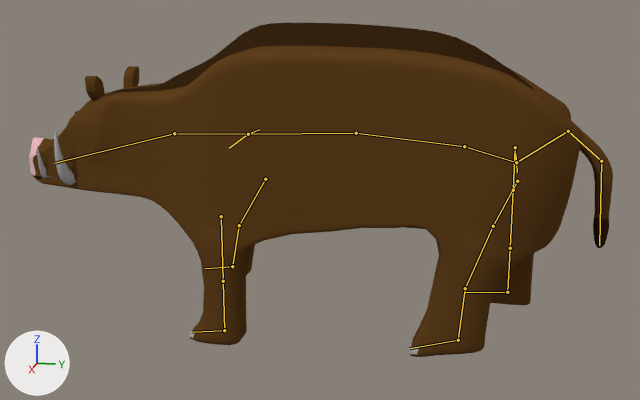
Two versions of the Blender file Assets/Resources/Models/Mobs/Boar/Boar.blend, one commit apart.
The view is the same before and after, from a camera (50 mm lens) standing at (18.7, 3.15, 3.87) and looking at (0.04, -0.58, -0.79). Lighting does not change. The marker at lower left points along +X, +Y and +Z. Both versions are drawn at frame 110 of the action 'Armature.002Action'; the numbers are the values there. The bones that bend it are drawn over the model as lines.
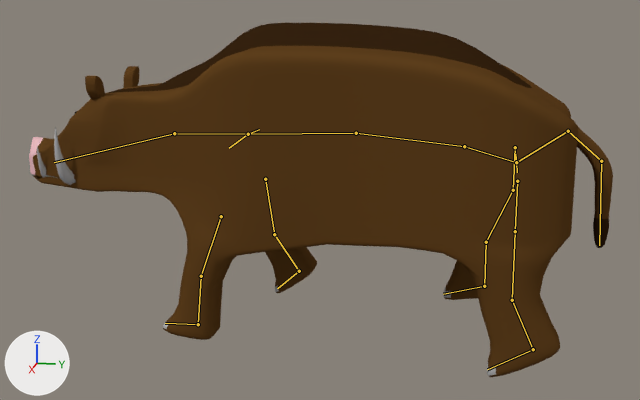
Location of each change, [x1, y1, x2, y2] in pixels of the pictures (640 x 400 px):
```json
{"object": "Cube", "change": "posed", "before": [29, 23, 613, 357], "after": [29, 23, 613, 377]}
{"bone": "Bone_patte_arriere_millieu_gauche", "before": "(513, 190) to (510, 248)", "after": "(513, 190) to (486, 242)"}
{"bone": "Bone_patte_arriere_bas_gauche", "before": "(510, 248) to (507, 292)", "after": "(486, 242) to (484, 286)"}
{"bone": "Bone_patte_arriere_pied_gauche", "before": "(507, 292) to (465, 292)", "after": "(484, 286) to (443, 294)"}
{"bone": "Bone.patte_arriere_haut_droit", "before": "(517, 181) to (493, 226)", "after": "(517, 181) to (515, 231)"}
{"bone": "Bone_patte_arriere_millieu_droit", "before": "(493, 226) to (465, 288)", "after": "(515, 231) to (512, 300)"}
{"bone": "Bone_patte_arriere_bas_droit", "before": "(465, 288) to (458, 340)", "after": "(512, 300) to (533, 349)"}
{"bone": "Bone_patte_arriere_pied_droit", "before": "(458, 340) to (409, 348)", "after": "(533, 349) to (487, 369)"}
{"bone": "Bone_patte_avant_millieu_droit", "before": "(221, 216) to (223, 281)", "after": "(221, 216) to (201, 276)"}
{"bone": "Bone_patte_avant_bas_droit", "before": "(223, 281) to (224, 330)", "after": "(201, 276) to (198, 324)"}
{"bone": "Bone_patte_avant_millieu_gauche", "before": "(265, 179) to (239, 225)", "after": "(265, 179) to (274, 234)"}
{"bone": "Bone_patte_avant_bas_gauche", "before": "(239, 225) to (232, 266)", "after": "(274, 234) to (299, 271)"}
{"bone": "Bone_patte_avant_pied_gauche", "before": "(232, 266) to (205, 268)", "after": "(299, 271) to (277, 288)"}
```

The change, as JSON lines over the scene's bpy script:
```json
{"block": "bone_bone_patte_arriere_millieu_gauche", "where": "bone_bone_patte_arriere_millieu_gauche = bpy.data.objects['Armature.002'].pose.bones['Bone_patte_arriere_millieu_gauche']  # child of 'Bone_patte_arriere_haut_gauche'"}
{"op": "set", "path": "bone_bone_patte_arriere_millieu_gauche.rotation_quaternion", "old": "(1.0, 0.001, 0.002, 0.0)", "new": "(0.979, 0.08, 0.003, 0.187)", "note": "degrees (0, 0, 0) -> degrees (9, -1, 21)"}
{"block": "bone_bone_patte_arriere_bas_gauche", "where": "bone_bone_patte_arriere_bas_gauche = bpy.data.objects['Armature.002'].pose.bones['Bone_patte_arriere_bas_gauche']  # child of 'Bone_patte_arriere_millieu_gauche'"}
{"op": "set", "path": "bone_bone_patte_arriere_bas_gauche.rotation_quaternion", "old": "(1.0, 0.0, -0.001, 0.0)", "new": "(0.977, -0.095, -0.003, -0.189)", "note": "degrees (0, 0, 0) -> degrees (-11, -2, -22)"}
{"block": "bone_bone_patte_arriere_pied_gauche", "where": "bone_bone_patte_arriere_pied_gauche = bpy.data.objects['Armature.002'].pose.bones['Bone_patte_arriere_pied_gauche']  # child of 'Bone_patte_arriere_bas_gauche'"}
{"op": "set", "path": "bone_bone_patte_arriere_pied_gauche.rotation_quaternion", "old": "(1.0, -0.008, 0.0, -0.002)", "new": "(0.997, 0.079, 0.0, -0.002)", "note": "degrees (-1, 0, 0) -> degrees (9, 0, 0)"}
{"block": "bone_bone_patte_arriere_haut_droit", "where": "bone_bone_patte_arriere_haut_droit = bpy.data.objects['Armature.002'].pose.bones['Bone.patte_arriere_haut_droit']  # child of 'Bone_centre_droite'"}
{"op": "set", "path": "bone_bone_patte_arriere_haut_droit.rotation_quaternion", "old": "(0.976, 0.147, 0.003, 0.159)", "new": "(1.0, 0.001, 0.003, -0.001)", "note": "degrees (17, -2, 18) -> degrees (0, 0, 0)"}
{"block": "bone_bone_patte_arriere_millieu_droit", "where": "bone_bone_patte_arriere_millieu_droit = bpy.data.objects['Armature.002'].pose.bones['Bone_patte_arriere_millieu_droit']  # child of 'Bone.patte_arriere_haut_droit'"}
{"op": "set", "path": "bone_bone_patte_arriere_millieu_droit.rotation_quaternion", "old": "(0.999, -0.015, 0.005, -0.041)", "new": "(1.0, 0.0, 0.005, -0.005)", "note": "degrees (-2, 1, -5) -> degrees (0, 1, -1)"}
{"block": "bone_bone_patte_arriere_bas_droit", "where": "bone_bone_patte_arriere_bas_droit = bpy.data.objects['Armature.002'].pose.bones['Bone_patte_arriere_bas_droit']  # child of 'Bone_patte_arriere_millieu_droit'"}
{"op": "set", "path": "bone_bone_patte_arriere_bas_droit.rotation_quaternion", "old": "(0.991, -0.059, -0.005, -0.117)", "new": "(0.969, -0.093, -0.005, -0.187)", "note": "degrees (-7, -1, -13) -> degrees (-10, -3, -22)"}
{"block": "bone_bone_patte_arriere_pied_droit", "where": "bone_bone_patte_arriere_pied_droit = bpy.data.objects['Armature.002'].pose.bones['Bone_patte_arriere_pied_droit']  # child of 'Bone_patte_arriere_bas_droit'"}
{"op": "set", "path": "bone_bone_patte_arriere_pied_droit.rotation_quaternion", "old": "(0.991, 0.131, 0.0, -0.005)", "new": "(1.0, 0.0, 0.0, -0.004)", "note": "degrees (15, 0, -1) -> degrees (0, 0, -1)"}
{"block": "bone_bone_patte_avant_millieu_droit", "where": "bone_bone_patte_avant_millieu_droit = bpy.data.objects['Armature.002'].pose.bones['Bone_patte_avant_millieu_droit']  # child of 'Bone_centre_droite.006'"}
{"op": "set", "path": "bone_bone_patte_avant_millieu_droit.rotation_quaternion", "old": "(1.0, 0.001, 0.006, 0.0)", "new": "(0.985, 0.069, 0.006, 0.159)", "note": "degrees (0, 1, 0) -> degrees (8, -1, 18)"}
{"block": "bone_bone_patte_avant_bas_droit", "where": "bone_bone_patte_avant_bas_droit = bpy.data.objects['Armature.002'].pose.bones['Bone_patte_avant_bas_droit']  # child of 'Bone_patte_avant_millieu_droit'"}
{"op": "set", "path": "bone_bone_patte_avant_bas_droit.rotation_quaternion", "old": "(1.0, -0.001, -0.002, 0.0)", "new": "(0.992, -0.056, -0.003, -0.113)", "note": "degrees (0, 0, 0) -> degrees (-6, -1, -13)"}
{"block": "bone_bone_patte_avant_millieu_gauche", "where": "bone_bone_patte_avant_millieu_gauche = bpy.data.objects['Armature.002'].pose.bones['Bone_patte_avant_millieu_gauche']  # child of 'Bone_centre_gauche.002'"}
{"op": "set", "path": "bone_bone_patte_avant_millieu_gauche.rotation_quaternion", "old": "(0.966, 0.102, 0.0, 0.238)", "new": "(1.0, -0.03, 0.0, -0.07)", "note": "degrees (11, -3, 27) -> degrees (-3, 0, -8)"}
{"block": "bone_bone_patte_avant_bas_gauche", "where": "bone_bone_patte_avant_bas_gauche = bpy.data.objects['Armature.002'].pose.bones['Bone_patte_avant_bas_gauche']  # child of 'Bone_patte_avant_millieu_gauche'"}
{"op": "set", "path": "bone_bone_patte_avant_bas_gauche.rotation_quaternion", "old": "(0.985, -0.078, 0.0, -0.155)", "new": "(0.976, -0.098, 0.0, -0.195)", "note": "degrees (-9, -1, -18) -> degrees (-11, -2, -22)"}
{"block": "bone_bone_patte_avant_pied_gauche", "where": "bone_bone_patte_avant_pied_gauche = bpy.data.objects['Armature.002'].pose.bones['Bone_patte_avant_pied_gauche']  # child of 'Bone_patte_avant_bas_gauche'"}
{"op": "set", "path": "bone_bone_patte_avant_pied_gauche.rotation_quaternion", "old": "(0.996, 0.087, 0.0, 0.0)", "new": "(1.0, 0.0, 0.0, 0.0)", "note": "degrees (10, 0, 0) -> degrees (0, 0, 0)"}
```
